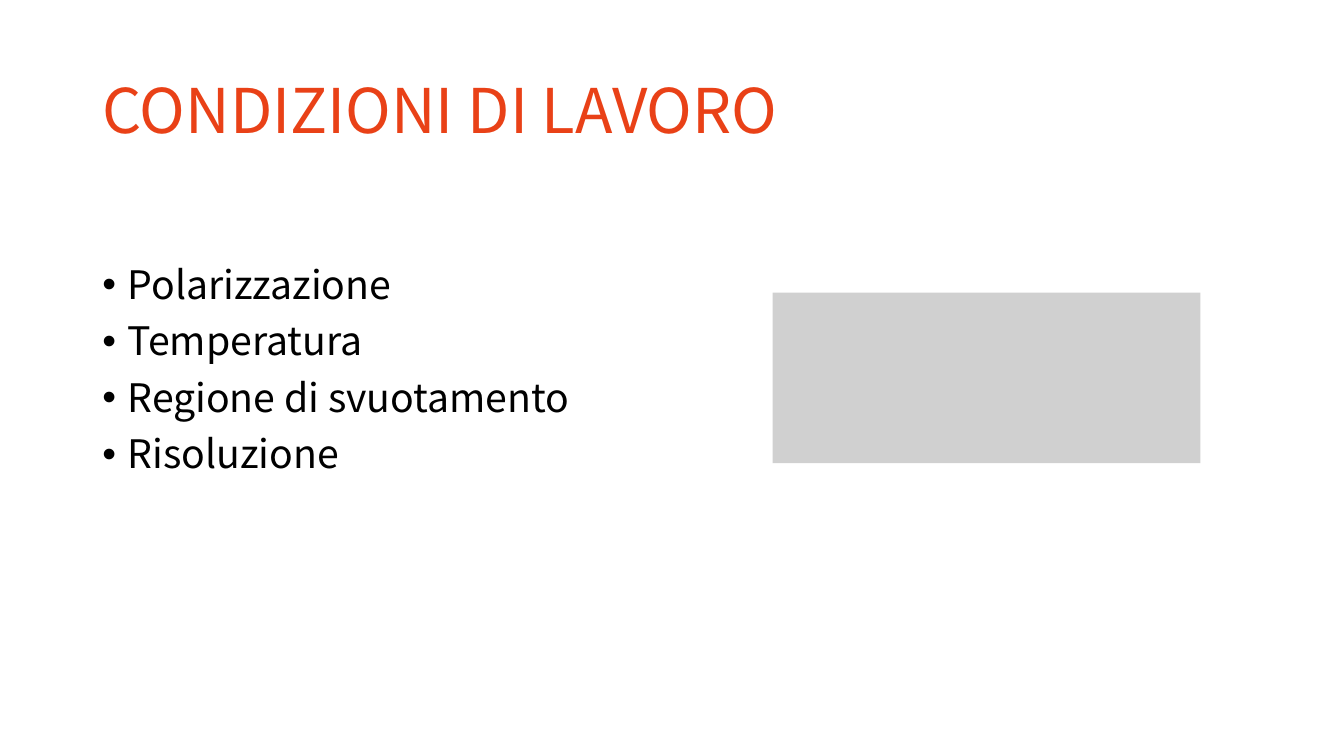
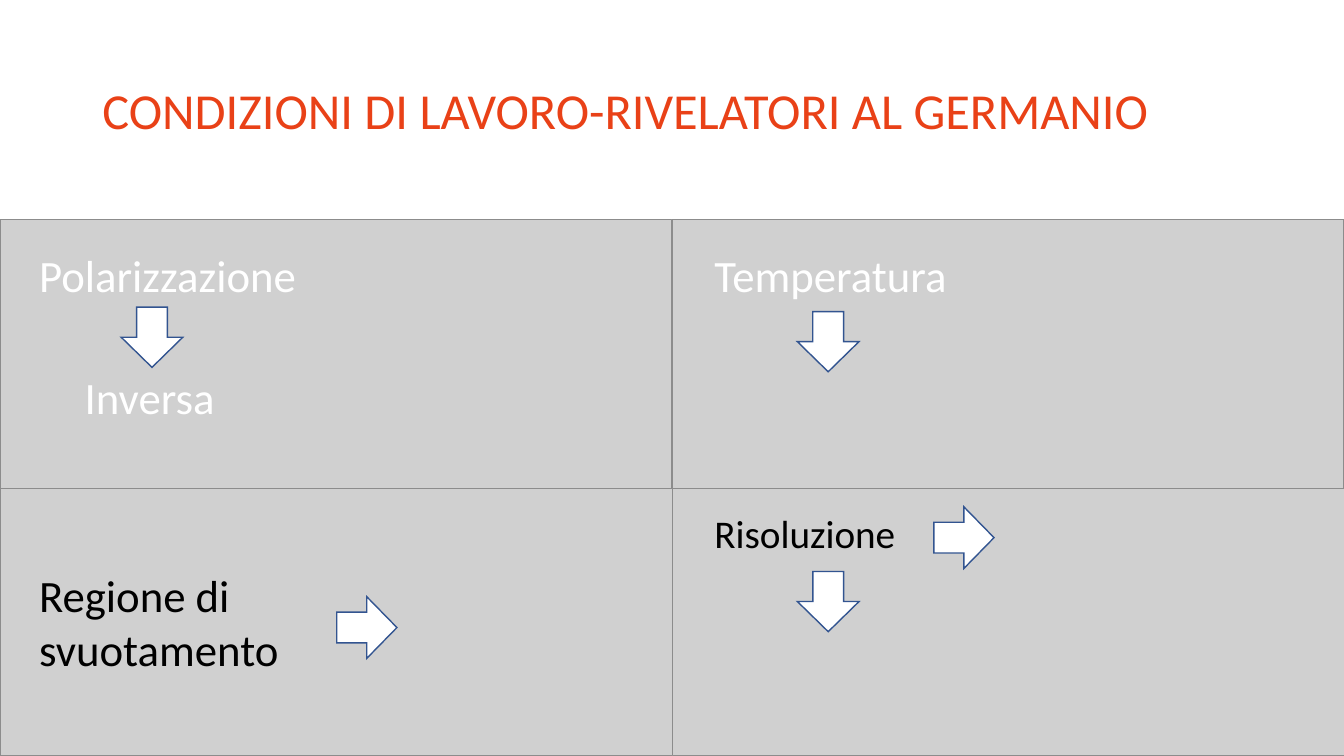
Before and after one commit to marcogobbo/lab-nucleare-subnucleare, a slide deck: slide 13 of Presentazione LAB3.pptx (slide 14 before the commit). Drawn at 1344x756 pixels with LibreOffice and Linux fonts; fonts in the diff are those of the drawing; grey boxes stand for pictures. Boxes give left, top, right and bottom in pixels: in the first picture for what was removed or moved away, otherwise in the second. Text is boxed around its words. In the diff, an @@ line names an element or a change of style, - is before the commit and + after.

```diff
--- a/Presentazione LAB3.pptx
+++ b/Presentazione LAB3.pptx
@@ title at (102,96,1148,130): text changed; size 44 to 36 pt; font Noto Sans CJK JP to Calibri @@
-CONDIZIONI DI LAVORO
+CONDIZIONI DI LAVORO-RIVELATORI AL GERMANIO
@@ picture added at (0,220,673,756) @@
@@ picture added at (673,220,1344,756) @@
@@ text added at (39,261,296,292), 32 pt, text #FFFFFF @@
+Polarizzazione
@@ text removed at (128,267,569,469) @@
-• Polarizzazione
-• Temperatura
-• Regione di svuotamento
-• Risoluzione
@@ text added at (714,264,946,299), 32 pt, text #FFFFFF @@
+Temperatura
@@ picture removed at (773,292,1201,463) @@
@@ down arrow added at (121,308,182,368), fill #FFFFFF, outline #325491 1 pt @@
@@ down arrow added at (798,312,859,372), fill #FFFFFF, outline #325491 1 pt @@
@@ text added at (85,386,215,414), 32 pt, text #FFFFFF @@
+Inversa
@@ picture added at (705,378,1147,443) @@
@@ picture added at (0,488,673,755) @@
@@ picture added at (673,489,1344,756) @@
@@ down arrow added at (934,508,995,569), fill #FFFFFF, outline #325491 1 pt @@
@@ picture added at (1006,509,1343,567) @@
@@ picture added at (422,533,629,694) @@
@@ text added at (714,520,895,549), 28 pt, text #000000 @@
+Risoluzione
@@ text added at (39,581,279,667), 32 pt, text #000000 @@
+Regione di svuotamento
@@ down arrow added at (336,597,397,659), fill #FFFFFF, outline #325491 1 pt @@
@@ down arrow added at (798,572,859,632), fill #FFFFFF, outline #325491 1 pt @@
@@ picture added at (705,647,1294,692) @@
```
Also in this commit, not shown: 3 slides removed.
